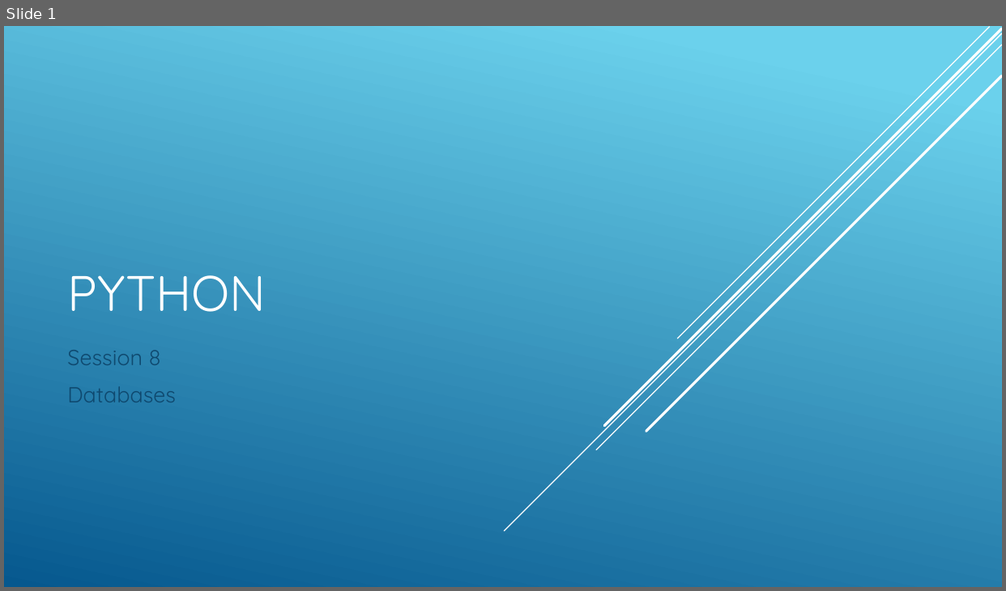
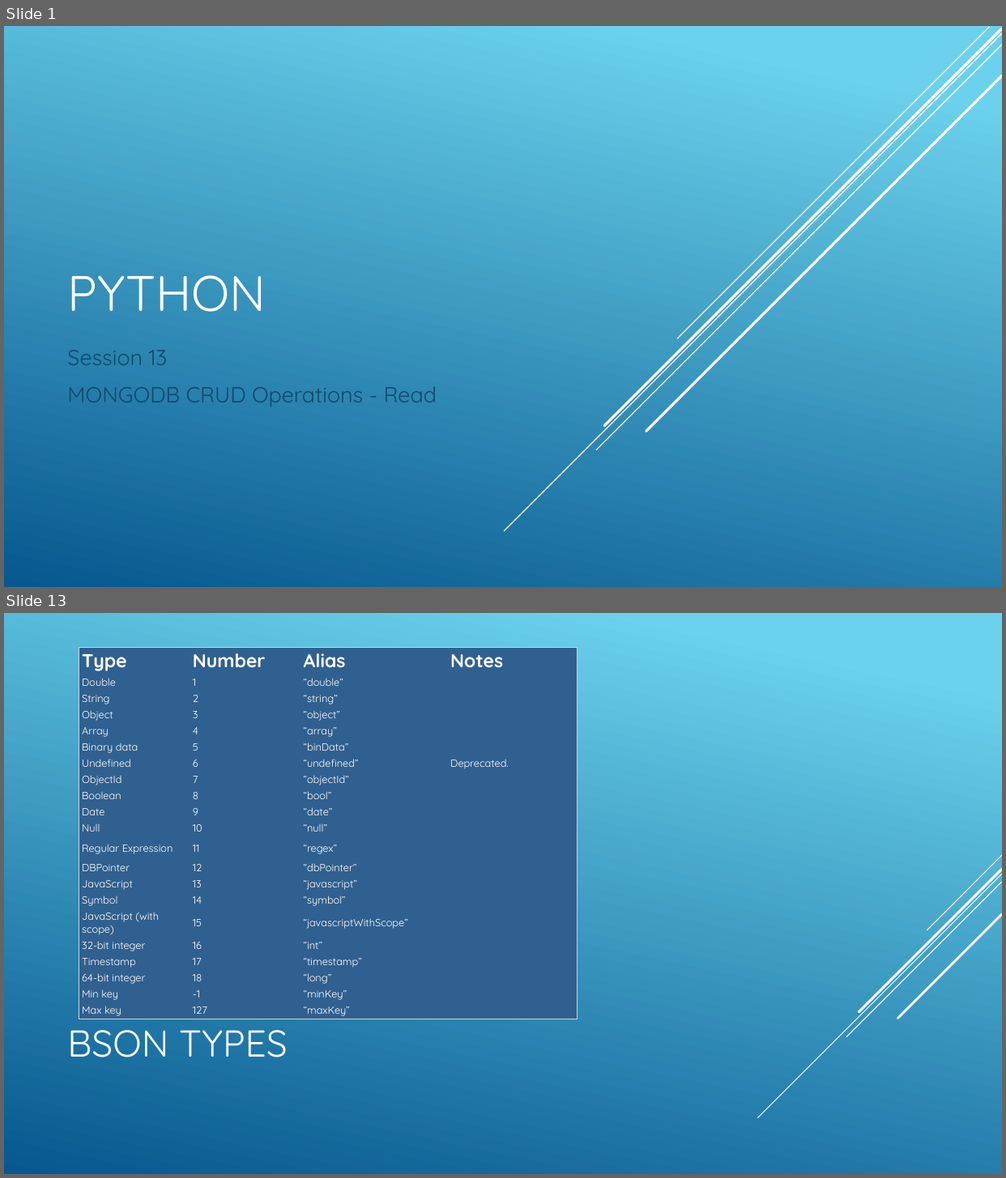
Before and after one commit to cabarca01/PythonDojo, a slide deck: slides/klasse13.pptx. Shown one above the other, each under a label of ours: slide 1 before the commit, slides 1 and 13 after it; the slides between them are not shown. The pictures are 1006x591 and 1006x1178 pixels, drawn with LibreOffice and Linux fonts; fonts in the diff are those of the drawing. Boxes give left, top, right and bottom in pixels: in the first picture for what was removed or moved away, otherwise in the second. Text is boxed around its words. In the diff, an @@ line names an element or a change of style, - is before the commit and + after.

Commit message:
Lesson 13: MongoDB - Read Operations part 1

```diff
--- a/slides/klasse13.pptx
+++ b/slides/klasse13.pptx
@@ slide 13 added at (4,613,1002,1174), background gradient #6ED2EB to #06588E @@
@@ table added at (79,648,578,1020), 21 rows, 4 columns @@
+Type | Number | Alias | Notes
+Double | 1 | “double” | 
+String | 2 | “string” | 
+Object | 3 | “object” | 
+Array | 4 | “array” | 
+Binary data | 5 | “binData” | 
+Undefined | 6 | “undefined” | Deprecated.
+ObjectId | 7 | “objectId” | 
+Boolean | 8 | “bool” | 
+Date | 9 | “date” | 
+Null | 10 | “null” | 
+Regular Expression | 11 | “regex” | 
+DBPointer | 12 | “dbPointer” | 
+JavaScript | 13 | “javascript” | 
+Symbol | 14 | “symbol” | 
+JavaScript (with scope) | 15 | “javascriptWithScope” | 
+32-bit integer | 16 | “int” | 
+Timestamp | 17 | “timestamp” | 
+64-bit integer | 18 | “long” | 
+Min key | -1 | “minKey” | 
+Max key | 127 | “maxKey” | 
@@ group added at (758,855,1002,1118): 5 lines @@
@@ title added at (67,1017,288,1058), 36 pt, text #FFFFFF @@
+BSON TYPES
@@ slide 1 changed as well @@
@@ subtitle at (67,350,437,407): text changed @@
-Session 8
-Databases
+Session 13
+MONGODB CRUD Operations - Read
```
Also in this commit, not shown: 12 other slides added, 3 slides removed, 14 other files.
